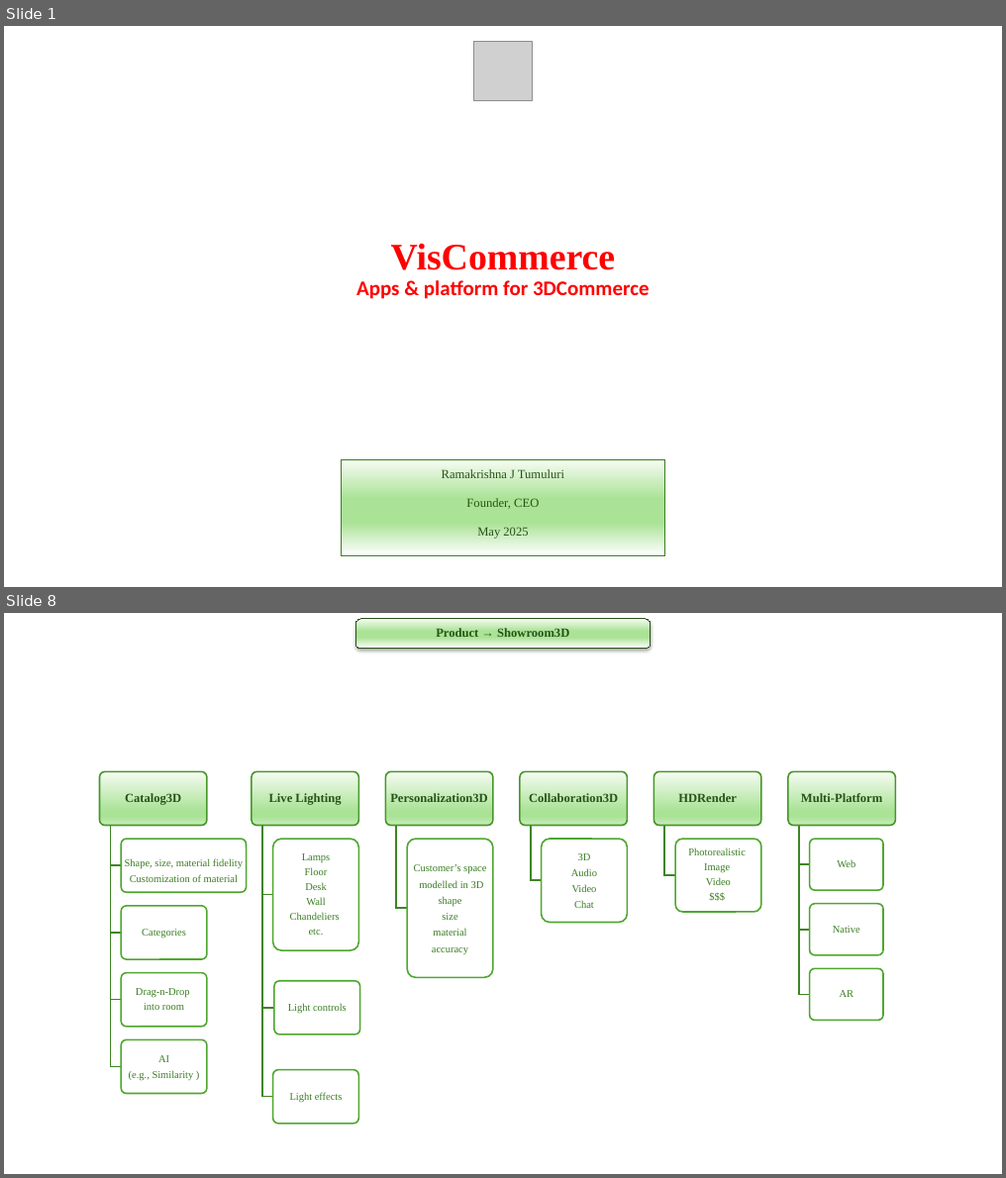
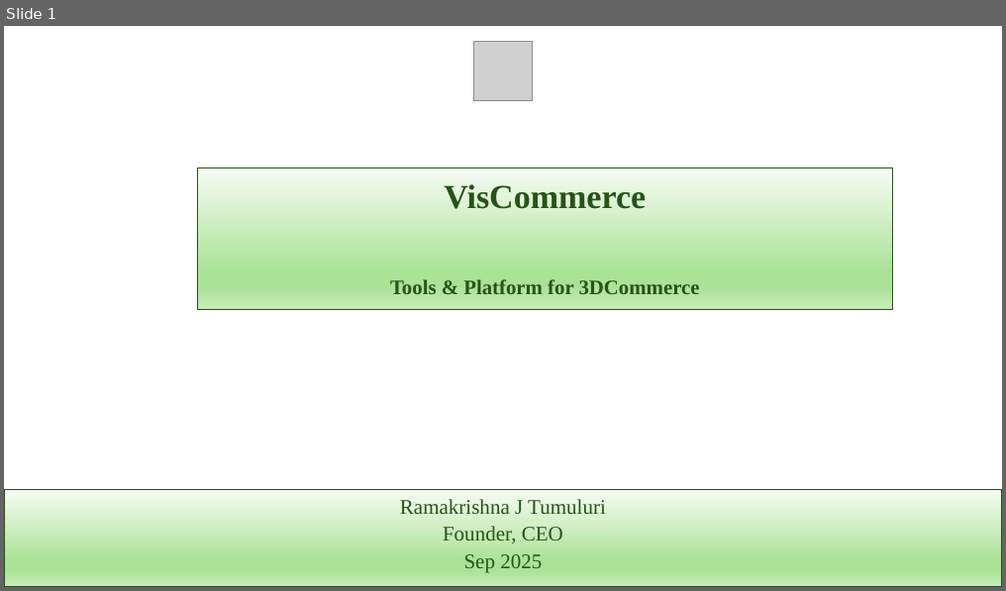
Before and after one commit to rktumuluri63/VC_RK_Investment, a slide deck: Agenda/Girish_Rishi_VisCommerce.pptx. Shown one above the other, each under a label of ours: slides 1 and 8 before the commit, slide 1 after it; the slides between them are not shown. The pictures are 1006x1178 and 1006x591 pixels, drawn with LibreOffice and Linux fonts; fonts in the diff are those of the drawing; grey boxes stand for pictures. Boxes give left, top, right and bottom in pixels: in the first picture for what was removed or moved away, otherwise in the second. Text is boxed around its words. In the diff, an @@ line names an element or a change of style, - is before the commit and + after.

```diff
--- a/Agenda/Girish_Rishi_VisCommerce.pptx
+++ b/Agenda/Girish_Rishi_VisCommerce.pptx
@@ slide 8 removed at box(4, 613, 1002, 1174), background #FFFFFF @@
@@ rounded rectangle removed at box(355, 619, 650, 649) @@
-Product → Showroom3D
@@ group removed at box(100, 771, 896, 1124): 19 rounded rectangles, 19 texts, 13 freeform shapes @@
-Catalog3D
-Shape, size, material fidelity
-  Customization of material
-Categories
-Drag-n-Drop
-into room
-AI
-(e.g., Similarity )
-Live Lighting
-Lamps
-Floor
-Desk
-Wall
-Chandeliers
-etc.
-Light controls
-Light effects
-Personalization3D
-Customer’s space
-modelled in 3D
-shape
-size
-material
-accuracy
-Collaboration3D
-3D
-Audio
-Video
-Chat
-HDRender
-Photorealistic
-Image
-Video
-$$$
-Multi-Platform
-Web
-Native
-AR
@@ slide 1 changed as well @@
@@ title "VisCommerce Tools & Platform for ...": place and size @@
-title "VisCommerce Tools & Platform for ..." at box(356, 244, 649, 299)
+title "VisCommerce Tools & Platform for ..." at box(197, 169, 893, 310)
@@ title "VisCommerce Tools & Platform for ..." at box(197, 169, 893, 310): fill none to gradient #F6FCF3 to #AAE296 to #C7ECB9; outline none to #275417 0.75 pt @@
@@ title at box(390, 184, 700, 294): text changed; size 20 to 19.8 pt; font Calibri to Times New Roman; text colour #FF0000 to #275417 @@
-VisCommerce
-Apps & platform for 3DCommerce
+VisCommerce
+Tools & Platform for 3DCommerce
@@ subtitle "Ramakrishna J Tumuluri": place and size @@
-subtitle "Ramakrishna J Tumuluri" at box(342, 461, 665, 556)
+subtitle "Ramakrishna J Tumuluri" at box(4, 490, 1002, 587)
@@ subtitle "Ramakrishna J Tumuluri" at box(4, 490, 1002, 587): fill gradient #F6FCF3 to #AAE296 to #FFFFFF to gradient #F6FCF3 to #AAE296 to #C7ECB9; outline #3B7D23 0.75 pt to #275417 0.75 pt @@
@@ subtitle at box(400, 499, 606, 544): size 12 to 20 pt in "Ramakrishna J Tumuluri", "Founder, CEO"; line spacing 1.2 to 1; less space between paragraphs @@
@@ subtitle at box(464, 555, 542, 573): text changed; size 12 to 20 pt @@
-May 2025
+Sep 2025
```
Also in this commit, not shown: 7 other slides changed, 6 slides added, 4 other slides removed.
